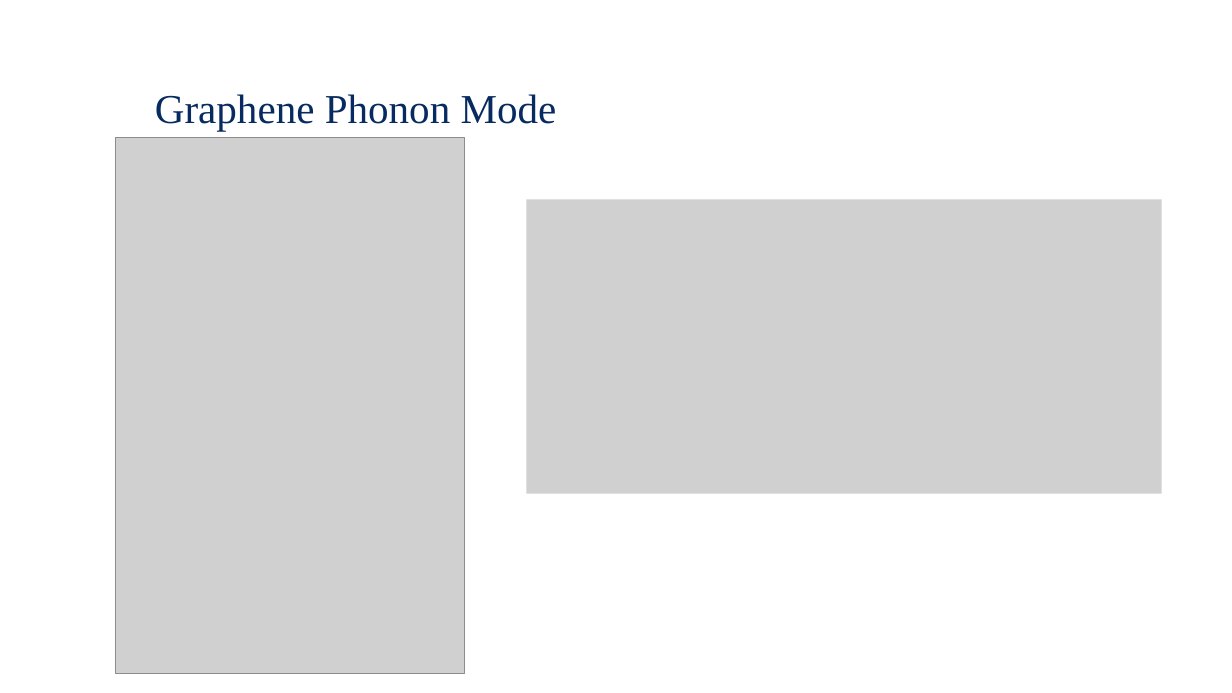
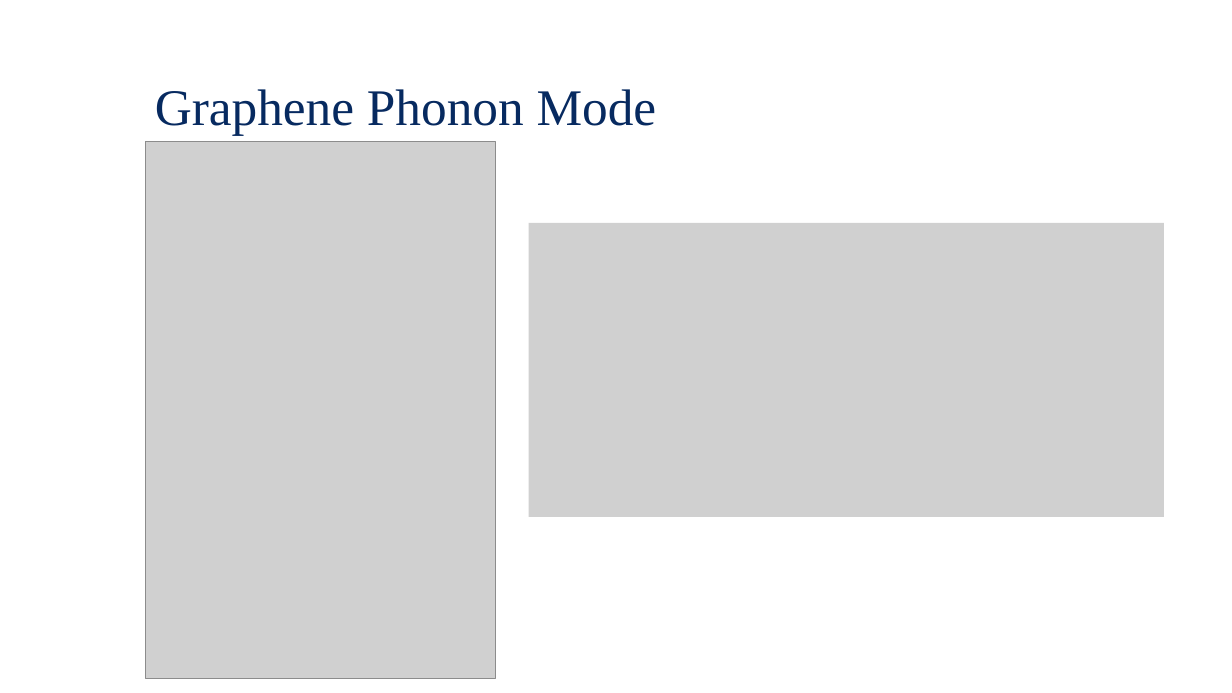
Before and after one commit to Waterbird20/APL2, a slide deck: slide 6 of Raman_Final Presentation.pptx (slide 5 before the commit). Drawn at 1232x693 pixels with LibreOffice and Linux fonts; fonts in the diff are those of the drawing; grey boxes stand for pictures; background and template pictures are left out. Boxes give left, top, right and bottom in pixels: in the first picture for what was removed or moved away, otherwise in the second. Text is boxed around its words. In the diff, an @@ line names an element or a change of style, - is before the commit and + after.

```diff
--- a/Raman_Final Presentation.pptx
+++ b/Raman_Final Presentation.pptx
@@ text "Graphene Phonon Mode" at <box>155,89,657,136</box>: size 32 to 40 pt @@
@@ picture: place and size @@
-picture at <box>116,137,465,674</box>
+picture at <box>146,141,495,678</box>
@@ picture: place and size @@
-picture at <box>527,200,1163,494</box>
+picture at <box>529,223,1165,517</box>
```
Also in this commit, not shown: 8 other slides changed, 4 slides added, 2 slides removed, 2 other files.
